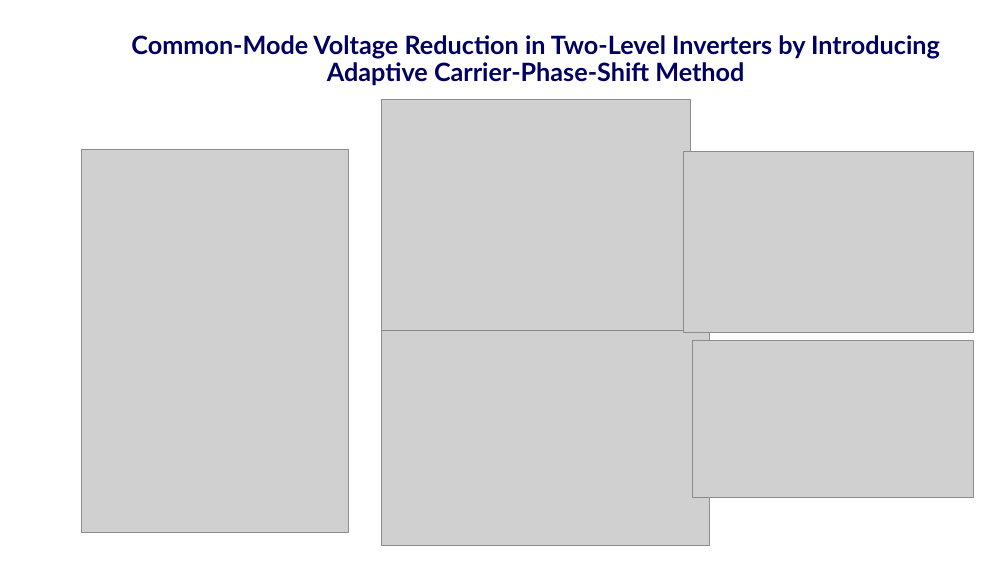
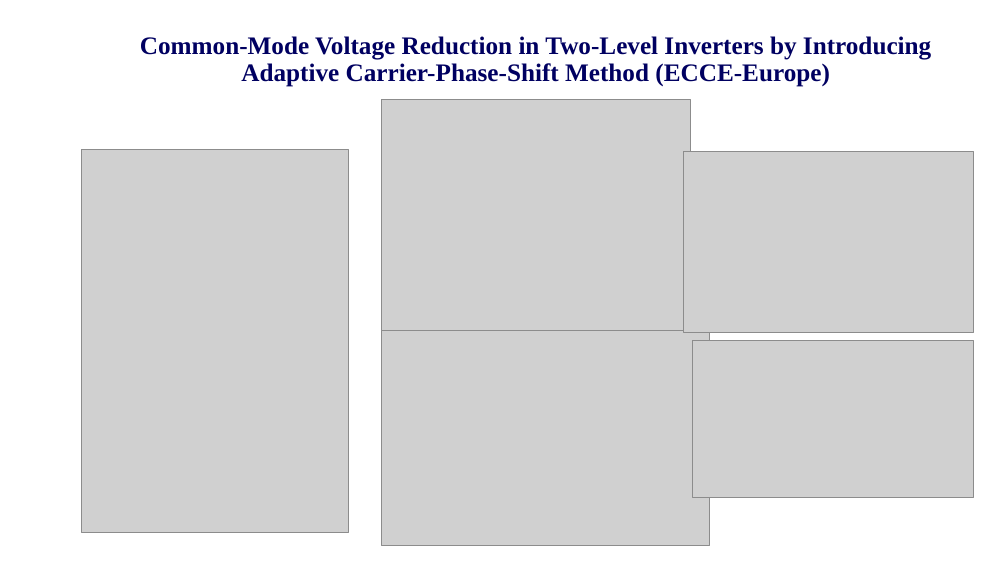
Before and after one commit to EnesAyaz/KTH, a slide deck: slide 9 of PresentationOfMeetings/Hemizero-2025-03-25/2025.03.25.Enes.pptx (slide 22 before the commit). Drawn at 1008x567 pixels with LibreOffice and Linux fonts; fonts in the diff are those of the drawing; grey boxes stand for pictures; background and template pictures are left out. Boxes give left, top, right and bottom in pixels: in the first picture for what was removed or moved away, otherwise in the second. Text is boxed around its words. In the diff, an @@ line names an element or a change of style, - is before the commit and + after.

```diff
--- a/PresentationOfMeetings/Hemizero-2025-03-25/2025.03.25.Enes.pptx
+++ b/PresentationOfMeetings/Hemizero-2025-03-25/2025.03.25.Enes.pptx
@@ title at bbox=[140, 36, 931, 87]: text changed; font Lato to Times New Roman @@
-Common-Mode Voltage Reduction in Two-Level Inverters by Introducing Adaptive Carrier-Phase-Shift Method
+Common-Mode Voltage Reduction in Two-Level Inverters by Introducing Adaptive Carrier-Phase-Shift Method (ECCE-Europe)
```
Also in this commit, not shown: 8 other slides changed, 13 slides removed, 7 other files.
